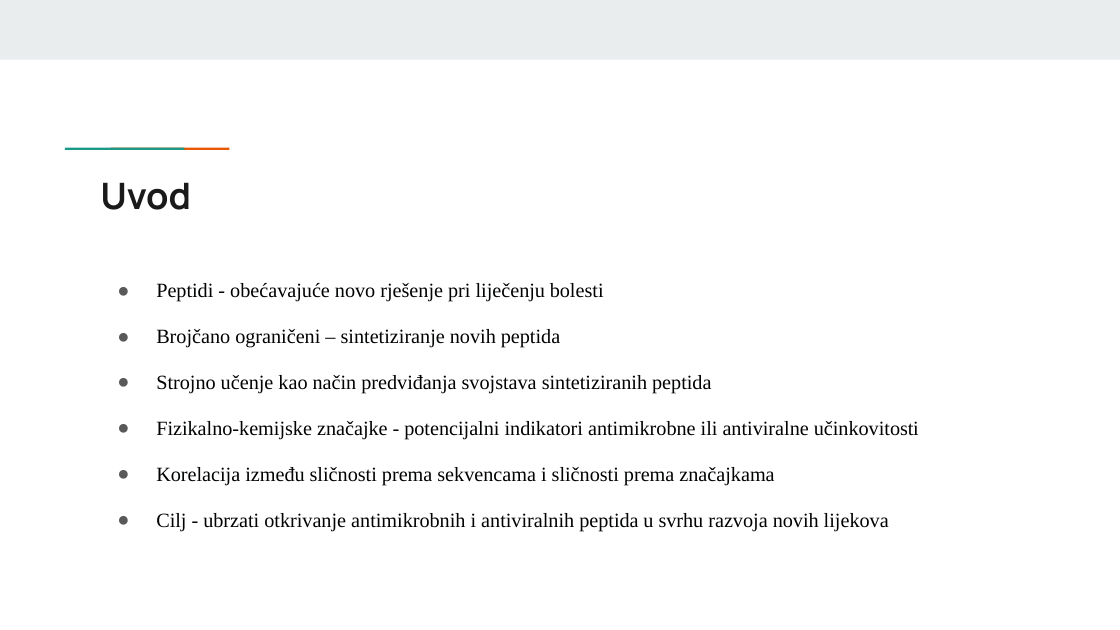
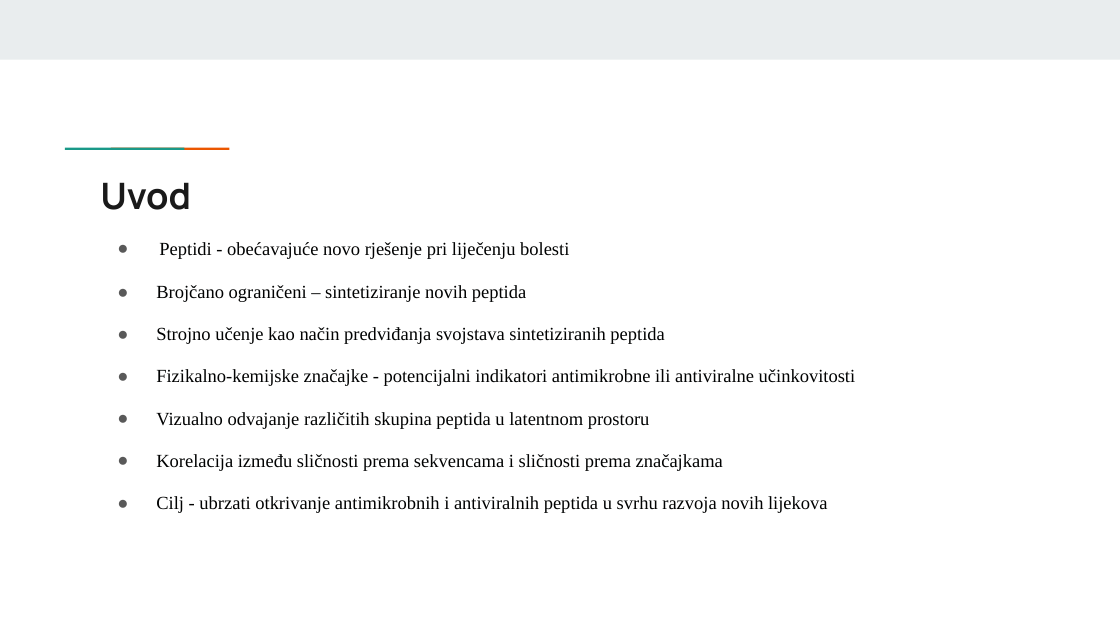
Before and after one commit to bruno4355/Diplomski-rad, a slide deck: slide 2 of Diplomski rad_Novosel - prezentacija.pptx. Drawn at 1120x630 pixels with LibreOffice and Linux fonts; fonts in the diff are those of the drawing. Boxes give left, top, right and bottom in pixels: in the first picture for what was removed or moved away, otherwise in the second. Text is boxed around its words. In the diff, an @@ line names an element or a change of style, - is before the commit and + after.

```diff
--- a/Diplomski rad_Novosel - prezentacija.pptx
+++ b/Diplomski rad_Novosel - prezentacija.pptx
@@ text at [156, 242, 856, 513]: size 12.9 to 11.9 pt in "Peptidi - obećavajuće novo rješenje pri liječenju ...", "Brojčano ograničeni – sintetiziranje novih peptida", "Strojno učenje kao način predviđanja svojstava sintetizirani ...", "Fizikalno-kemijske značajke - potencijalni indikatori antimi ..." and 2 more places; indent changed @@
@@ text at [156, 412, 650, 429]: paragraph added @@
+● Vizualno odvajanje različitih skupina peptida u latentnom prostoru
```
Also in this commit, not shown: 6 other slides changed, 4 slides added, 3 slides removed.
